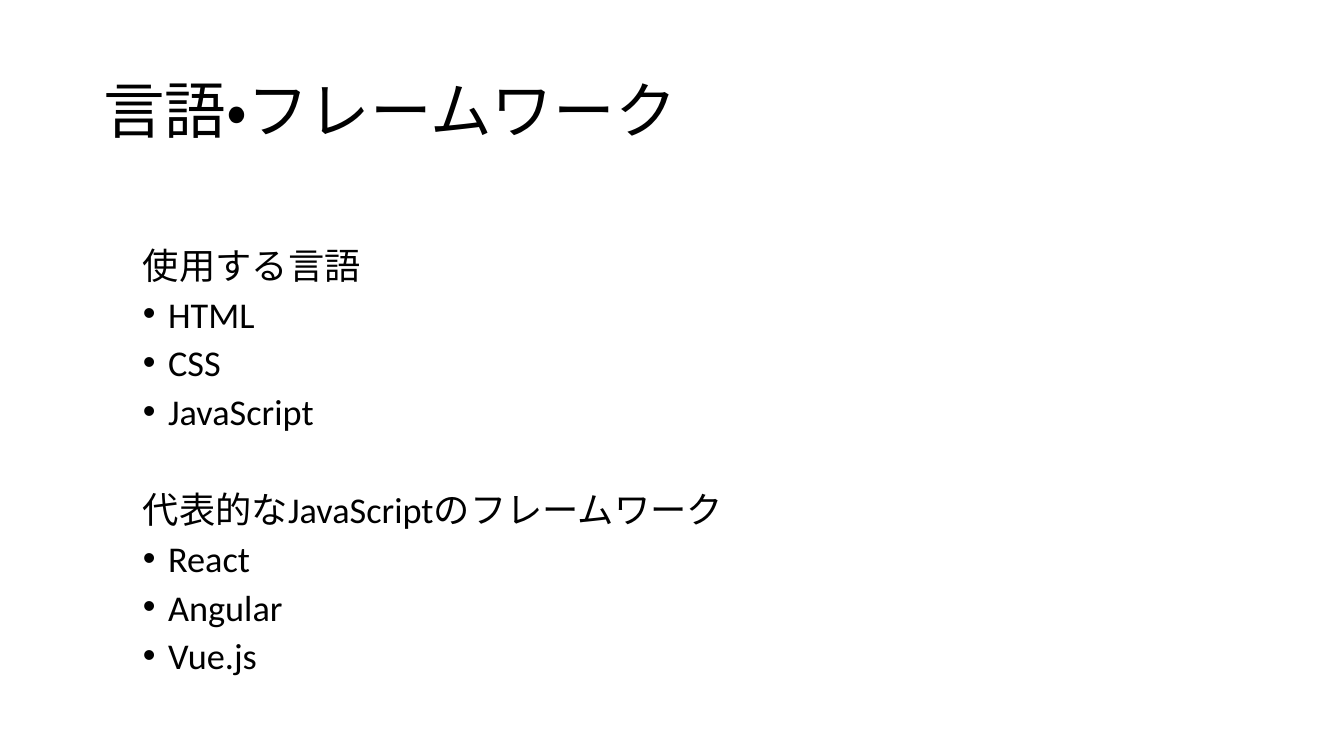
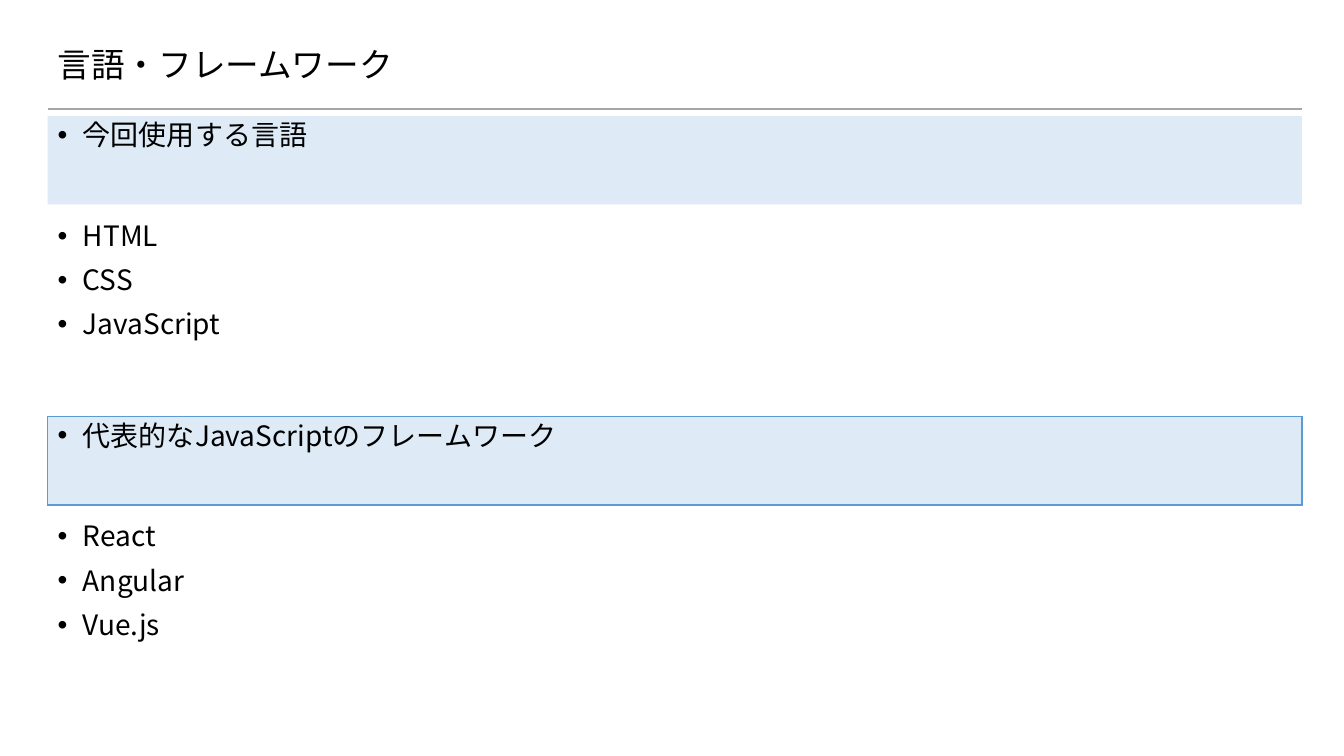
Before and after one commit to konnpeitoon/diary, a slide deck: slide 8 of doc/01_勉強会まとめ資料/01_勉強会まとめ資料/【4月】第一回勉強会/スマホアプリの開発.pptx. Drawn at 1344x756 pixels with LibreOffice and Linux fonts; fonts in the diff are those of the drawing; background and template pictures are left out. Boxes give left, top, right and bottom in pixels: in the first picture for what was removed or moved away, otherwise in the second. Text is boxed around its words. In the diff, an @@ line names an element or a change of style, - is before the commit and + after.

```diff
--- a/doc/01_勉強会まとめ資料/01_勉強会まとめ資料/【4月】第一回勉強会/スマホアプリの開発.pptx
+++ b/doc/01_勉強会まとめ資料/01_勉強会まとめ資料/【4月】第一回勉強会/スマホアプリの開発.pptx
@@ title "言語・フレームワーク" moved from (x1=103, y1=83, x2=676, y2=138) to (x1=58, y1=50, x2=393, y2=80) @@
@@ title "言語・フレームワーク" at (x1=58, y1=50, x2=393, y2=80): size 44 to 24 pt, font Calibri to Noto Sans CJK JP @@
@@ line added from (47, 109) to (1303, 109), #A5A5A5 1.5 pt @@
@@ text added at (x1=47, y1=116, x2=1302, y2=204), fill #DEEBF7, outline #5B9BD5 1 pt, 20 pt, text #000000 @@
+• 今回使用する言語
@@ text added at (x1=83, y1=225, x2=221, y2=341), 20 pt, text #000000 @@
+• HTML
+• CSS
+• JavaScript
@@ text removed at (x1=143, y1=248, x2=723, y2=676) @@
-使用する言語
-• HTML
-• CSS
-• JavaScript
-代表的なJavaScriptのフレームワーク
-• React
-• Angular
-• Vue.js
@@ rectangle added at (x1=47, y1=417, x2=1302, y2=505), fill #DEEBF7, outline #5B9BD5 1 pt, 20 pt, text #000000 @@
+• 代表的なJavaScriptのフレームワーク
@@ text added at (x1=83, y1=525, x2=185, y2=642), 20 pt, text #000000 @@
+• React
+• Angular
+• Vue.js
```
Also in this commit, not shown: 6 other slides changed, 2 slides added, 4 slides removed, 1 other file.
